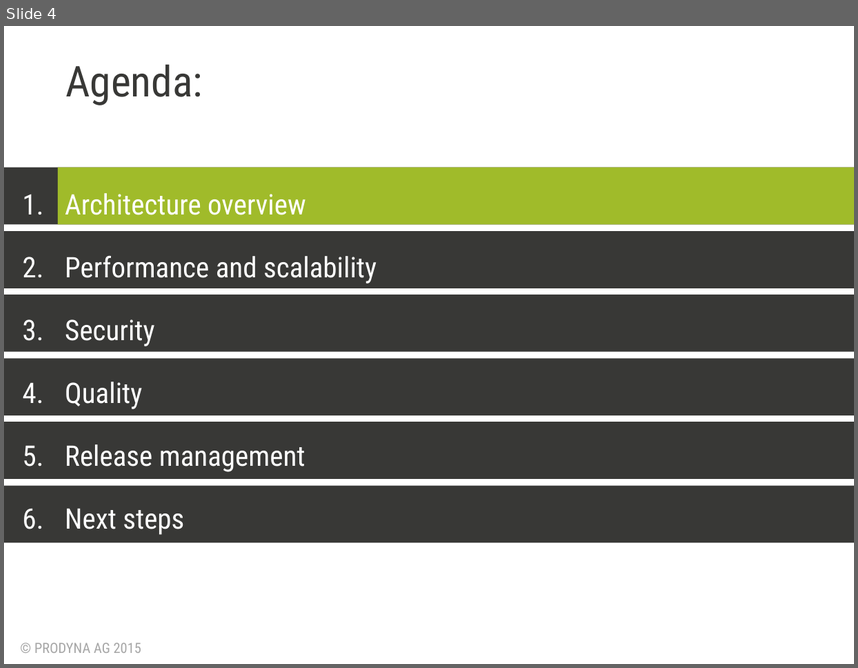
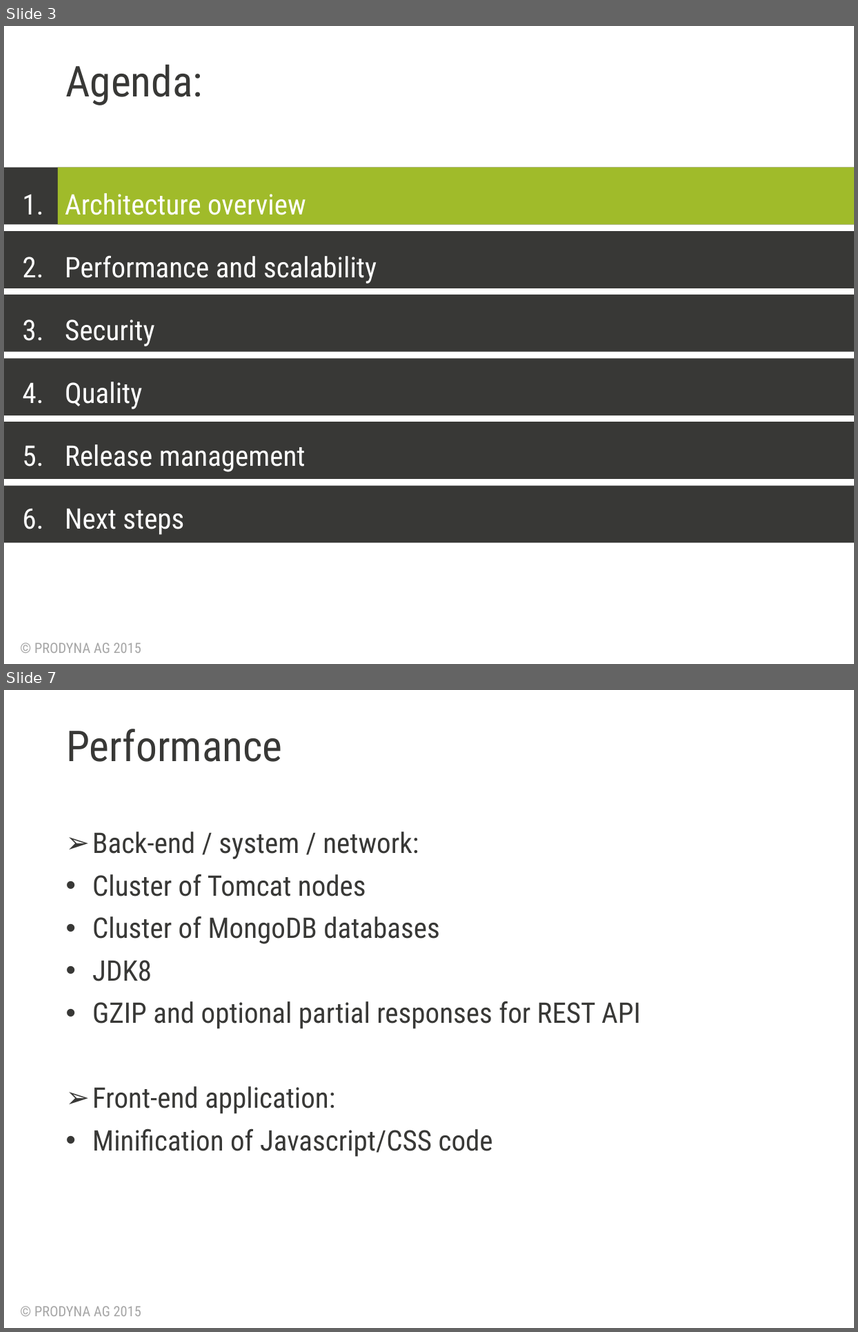
Before and after one commit to BGligorijevic/pac-slides, a slide deck: PAC-presentation.pptx. Shown one above the other, each under a label of ours: slide 4 before the commit, slides 3 and 7 after it; the slides between them are not shown. The pictures are 858x668 and 858x1332 pixels, drawn with LibreOffice and Linux fonts; fonts in the diff are those of the drawing; background and template pictures are left out. Boxes give left, top, right and bottom in pixels: in the first picture for what was removed or moved away, otherwise in the second. Text is boxed around its words. In the diff, an @@ line names an element or a change of style, - is before the commit and + after.

```diff
--- a/PAC-presentation.pptx
+++ b/PAC-presentation.pptx
@@ slide 7 added at [4,690,854,1328], background #FFFFFF; not listed: 1 template element that a slide beside it also shows @@
@@ title added at [66,729,283,762], 36 pt, text #383836 @@
+Performance
@@ text added at [92,831,641,1156], 24 pt, text #383836 @@
+➢ Back-end / system / network:
+• Cluster of Tomcat nodes
+• Cluster of MongoDB databases
+• JDK8
+• GZIP and optional partial responses for REST API
+➢ Front-end application:
+• Minification of Javascript/CSS code
@@ what was slide 4 is now slide 3 @@
```
Also in this commit, not shown: 2 slides changed, 2 other slides added, 12 slides removed, 1 other file.
